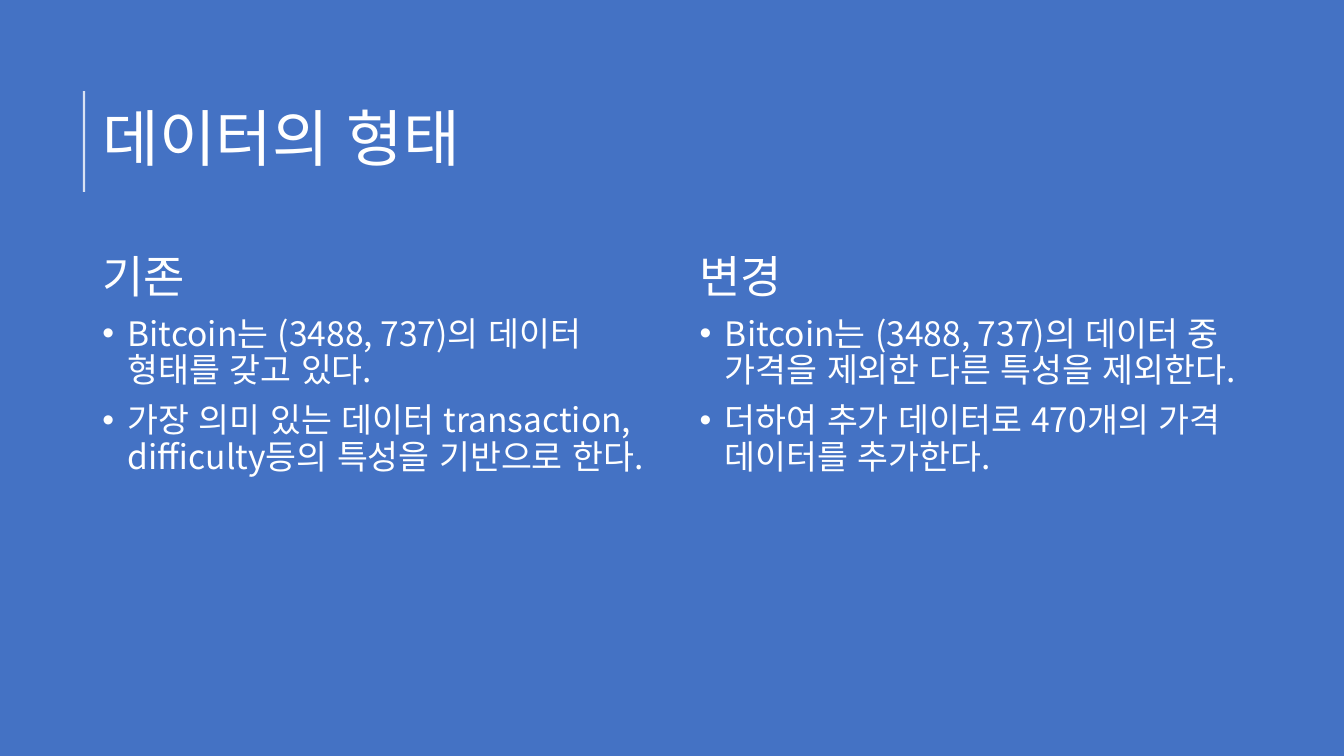
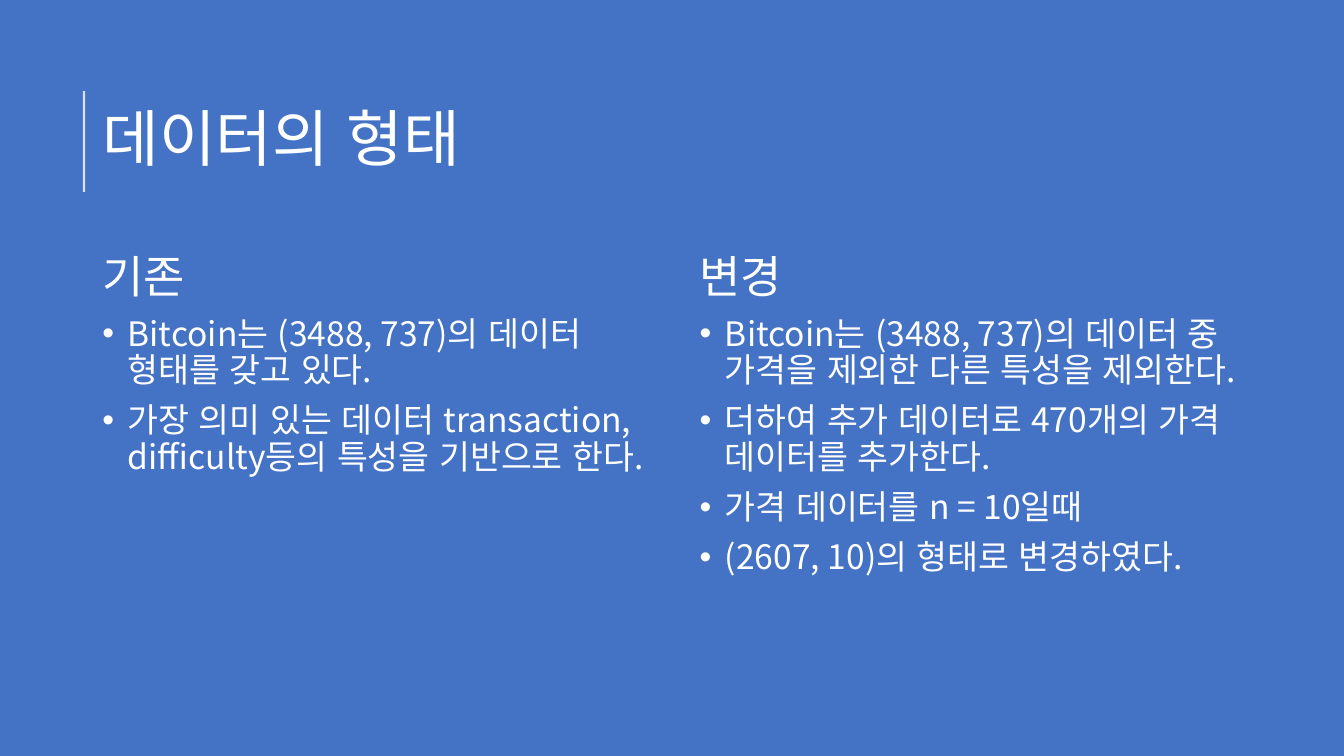
Before and after one commit to artistic100one/machinelearning, a slide deck: slide 3 of ML Project/Bitcoin Data.pptx. Drawn at 1344x756 pixels with LibreOffice and Linux fonts; fonts in the diff are those of the drawing. Boxes give left, top, right and bottom in pixels: in the first picture for what was removed or moved away, otherwise in the second. Text is boxed around its words. In the diff, an @@ line names an element or a change of style, - is before the commit and + after.

```diff
--- a/ML Project/Bitcoin Data.pptx
+++ b/ML Project/Bitcoin Data.pptx
@@ text at [725,491,1183,576]: paragraphs added @@
+• 가격 데이터를 n = 10일때
+• (2607, 10)의 형태로 변경하였다.
```
Also in this commit, not shown: 3 other slides changed, 4 slides added, 1 slide removed, 3 other files.
